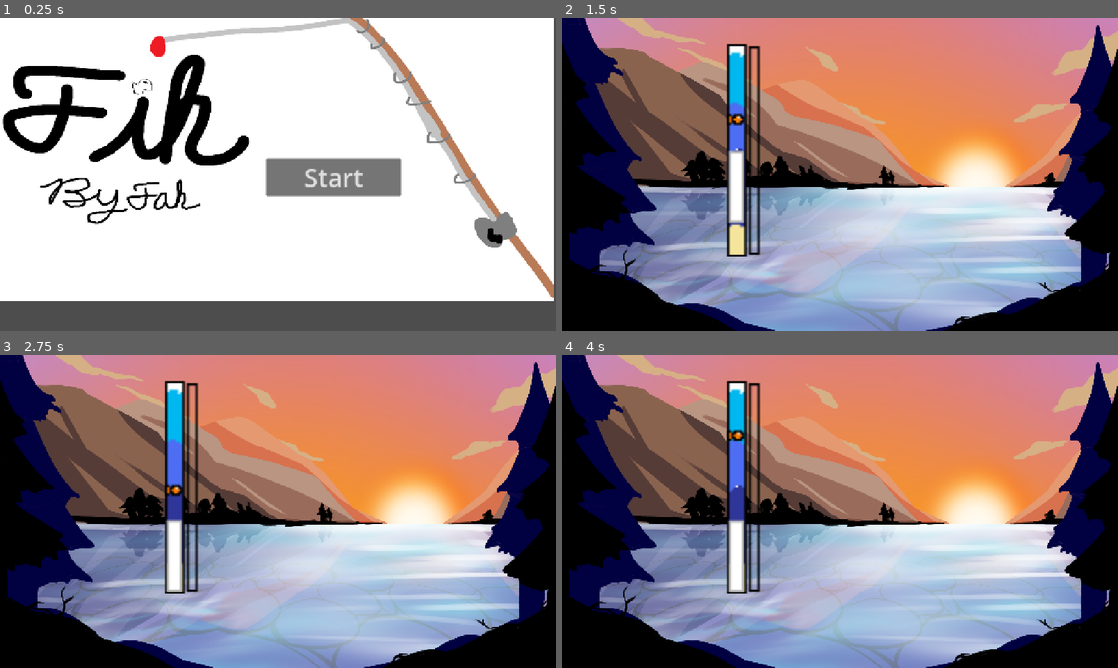
Above: before the commit, frames 1-4 (two rows, left to right).
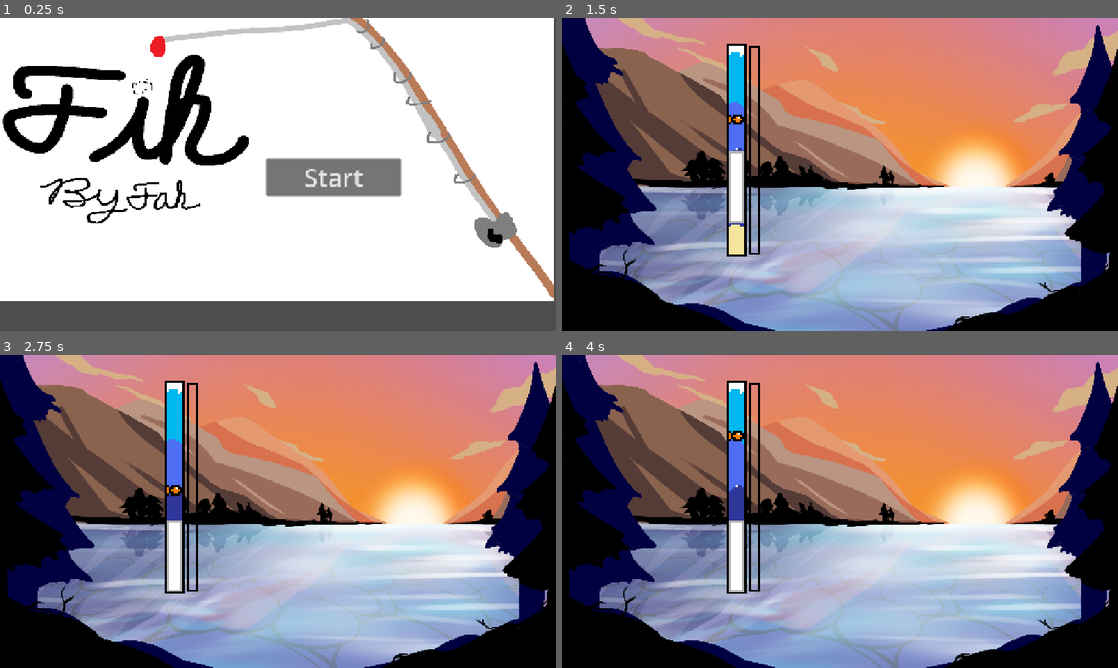
Above: after the commit, the same moments.

Repository: Andtrue/Fih---A-Game-Jam-Project
Game: Godot game, scene res://Scenes/Main Menu.tscn
Two runs of this game, one before a commit and one after it. Both use one fixed random seed, a clock stepped at 60 frames per second and the inputs below.
Inputs:
- Up to frame 1 (0.25 s): no input
- Up to frame 2 (1.5 s): click "Start" at 0.5 s; hold Up (ui_up) from 1.28 s (still down)
- Up to frame 3 (2.75 s): release Up (ui_up) at 2.03 s
- Up to frame 4 (4 s): hold Up (ui_up) from 2.78 s (still down)

The runs differ from the first frame. In frame 1, 0.8% of the frame differs, in the area x 0-100%, y 0-90%; in frame 2, 2.0%, in the area x 3-100%, y 0-100%; in frame 3, 2.0%; in frame 4, 2.0%.

Commit message:
Implemented events to fishing minigame, Cleaned textures

Diff:
--- a/Data/Events/seagull.tscn
+++ b/Data/Events/seagull.tscn
@@ -4,7 +4,7 @@
 
 [node name="Seagull" type="AcceptDialog" unique_id=104330807]
 oversampling_override = 1.0
-position = Vector2i(500, 280)
+position = Vector2i(0, 36)
 size = Vector2i(257, 100)
 visible = true
 ok_button_text = "dang"
--- a/Scenes/Fishing.tscn
+++ b/Scenes/Fishing.tscn
@@ -1,6 +1,6 @@
 [gd_scene format=3 uid="uid://clhn0beqe0u14"]
 
-[ext_resource type="Script" uid="uid://tt1j4kmmv24x" path="res://Scenes/fishing.gd" id="1_6yv8f"]
+[ext_resource type="Script" uid="uid://tt1j4kmmv24x" path="res://Scenes/events.gd" id="1_6yv8f"]
 
 [node name="Fishing" type="Node2D" unique_id=1829919186]
 script = ExtResource("1_6yv8f")
--- a/Scenes/FishingMinigame.tscn
+++ b/Scenes/FishingMinigame.tscn
@@ -10,6 +10,7 @@
 [ext_resource type="Script" uid="uid://bnwo1nnngcqo3" path="res://Scenes/fish.gd" id="8_80aay"]
 [ext_resource type="Texture2D" uid="uid://u763gcbywliw" path="res://Assets/Fishing Assets/Progress Frame.png" id="8_431do"]
 [ext_resource type="Texture2D" uid="uid://daii35xgpjjav" path="res://Assets/Fishing Assets/Progress Bar.png" id="9_80aay"]
+[ext_resource type="Script" uid="uid://tt1j4kmmv24x" path="res://Scenes/events.gd" id="11_80aay"]
 
 [sub_resource type="RectangleShape2D" id="RectangleShape2D_b7ym8"]
 size = Vector2(7.399994, 96.60002)
@@ -99,6 +100,11 @@
 wait_time = 0.2
 autostart = true
 
+[node name="Node" type="Node" parent="." unique_id=624518649]
+script = ExtResource("11_80aay")
+
+[node name="EventTimer" type="Timer" parent="Node" unique_id=1383912776]
+
 [connection signal="body_entered" from="Fish/Area2D" to="." method="_on_area_2d_body_entered"]
 [connection signal="body_exited" from="Fish/Area2D" to="." method="_on_area_2d_body_exited"]
 [connection signal="timeout" from="Timer" to="." method="_on_timer_timeout"]
--- a/Scenes/fishing.gd
+++ b/Scenes/events.gd
@@ -1,4 +1,4 @@
-extends Node2D
+extends Node
 
 const EVENT1 := preload("res://Data/Events/scissors.tscn")
 const EVENT2 := preload("res://Data/Events/seagull.tscn")
@@ -10,7 +10,7 @@
 	EVENT3
 ]
 
-@export var event_timer : float = 5
+@export var event_timer : float = randf_range(5,15)
 @export_range(0.0,1.0) var event_chance : float = 1	# chance for an event (currently 100%)
 
 @onready var timer = $EventTimer
@@ -42,7 +42,7 @@
 	#delete popup when pressing ok
 	active_event.confirmed.connect(_on_event_finished.bind(active_event))
 
-	active_event.popup_centered()	# show the event
+	show_event_at_random_position(active_event)	# show the event
 
 func _on_event_finished(event: AcceptDialog):
 	if is_instance_valid(event):
@@ -51,5 +51,32 @@
 	if active_event == event:
 		active_event = null
 
+func show_event_at_random_position(event: AcceptDialog) -> void:
+	# Open the popup so Godot calculates its size.
+	event.popup()
+
+	var viewport_size := Vector2i(
+		get_viewport().get_visible_rect().size
+	)
+	var popup_size := event.size
+	var margin := 20
+
+	# Calculate the furthest position that keeps the popup onscreen.
+	var max_x: int = maxi(
+		margin,
+		viewport_size.x - popup_size.x - margin
+	)
+
+	var max_y: int = maxi(
+		margin,
+		viewport_size.y - popup_size.y - margin
+	)
+
+	# Assign a random position.
+	event.position = Vector2i(
+		randi_range(margin, max_x),
+		randi_range(margin, max_y)
+	)
+
 func _on_timer_timeout():
 	roll_event()
--- a/project.godot
+++ b/project.godot
@@ -26,4 +26,5 @@
 
 [rendering]
 
+textures/canvas_textures/default_texture_filter=0
 rendering_device/driver.windows="d3d12"
Renamed: Scenes/fishing.gd.uid -> Scenes/events.gd.uid
